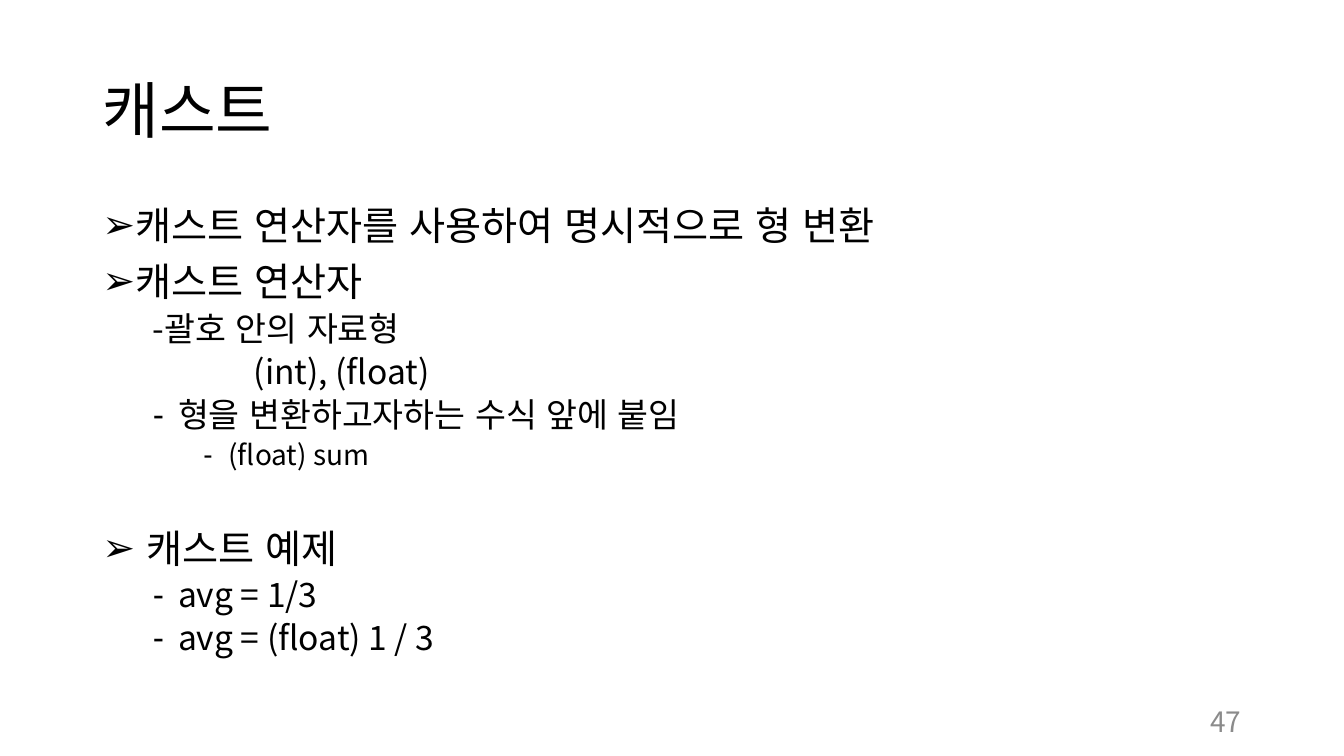
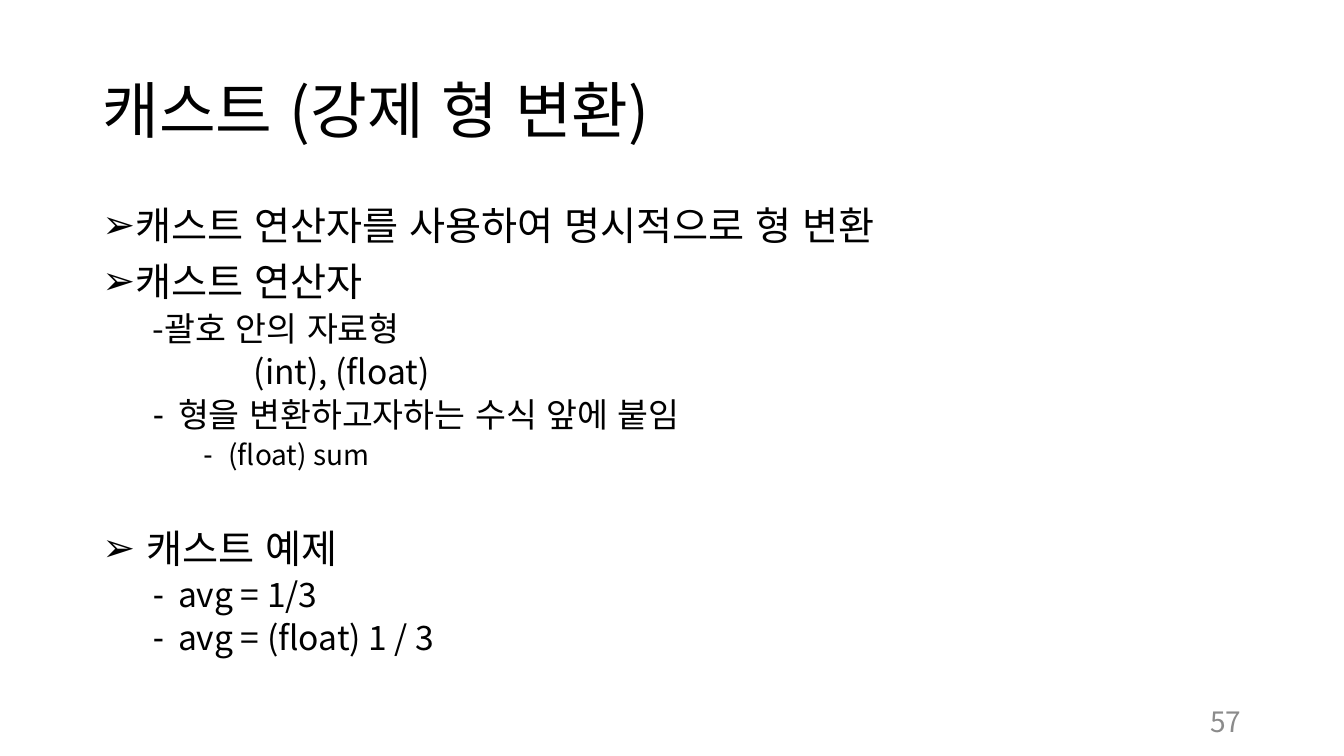
Before and after one commit to chohanjoo/C_Study, a slide deck: slide 57 of c언어 교제 1.pptx (slide 47 before the commit). Drawn at 1344x756 pixels with LibreOffice and Linux fonts; fonts in the diff are those of the drawing. Boxes give left, top, right and bottom in pixels: in the first picture for what was removed or moved away, otherwise in the second. Text is boxed around its words. In the diff, an @@ line names an element or a change of style, - is before the commit and + after.

```diff
--- a/c언어 교제 1.pptx
+++ b/c언어 교제 1.pptx
@@ title at [102, 81, 649, 145]: text changed @@
-캐스트
+캐스트 (강제 형 변환)
@@ page number at [1210, 711, 1241, 732]: text changed @@
-47
+57
```
Also in this commit, not shown: 10 other slides changed, 10 slides added, 6 other files.
